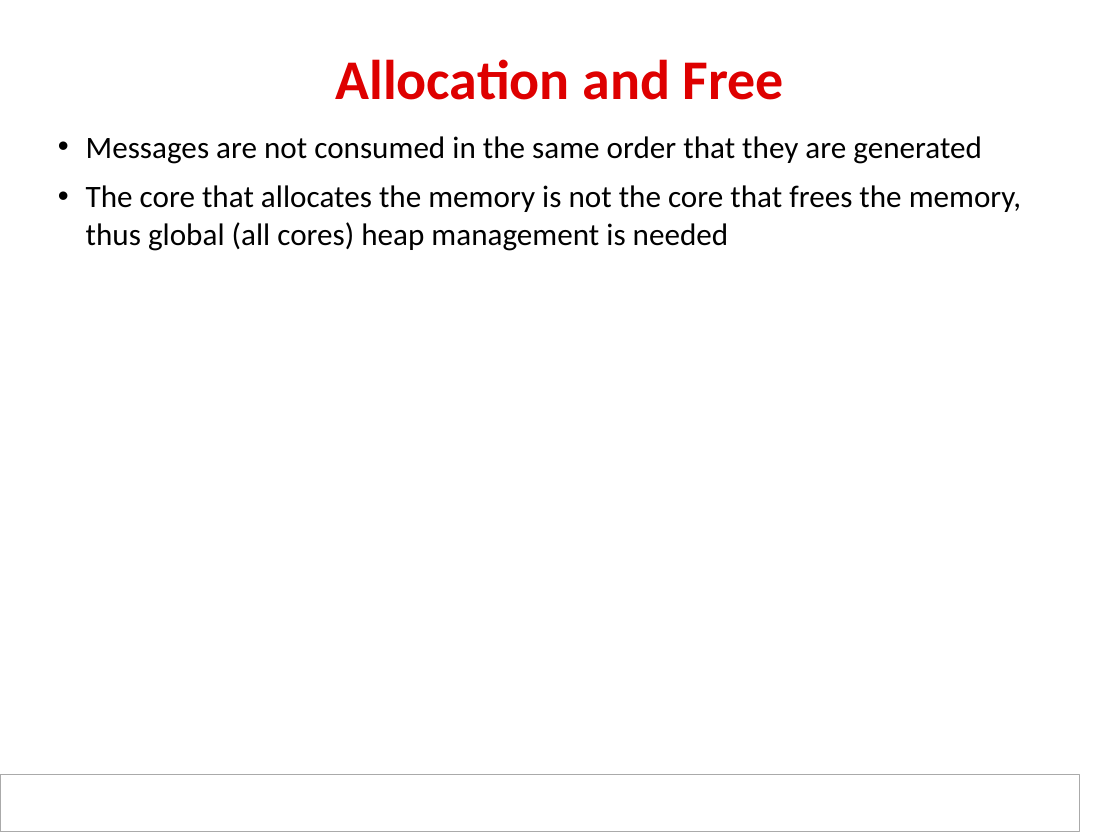
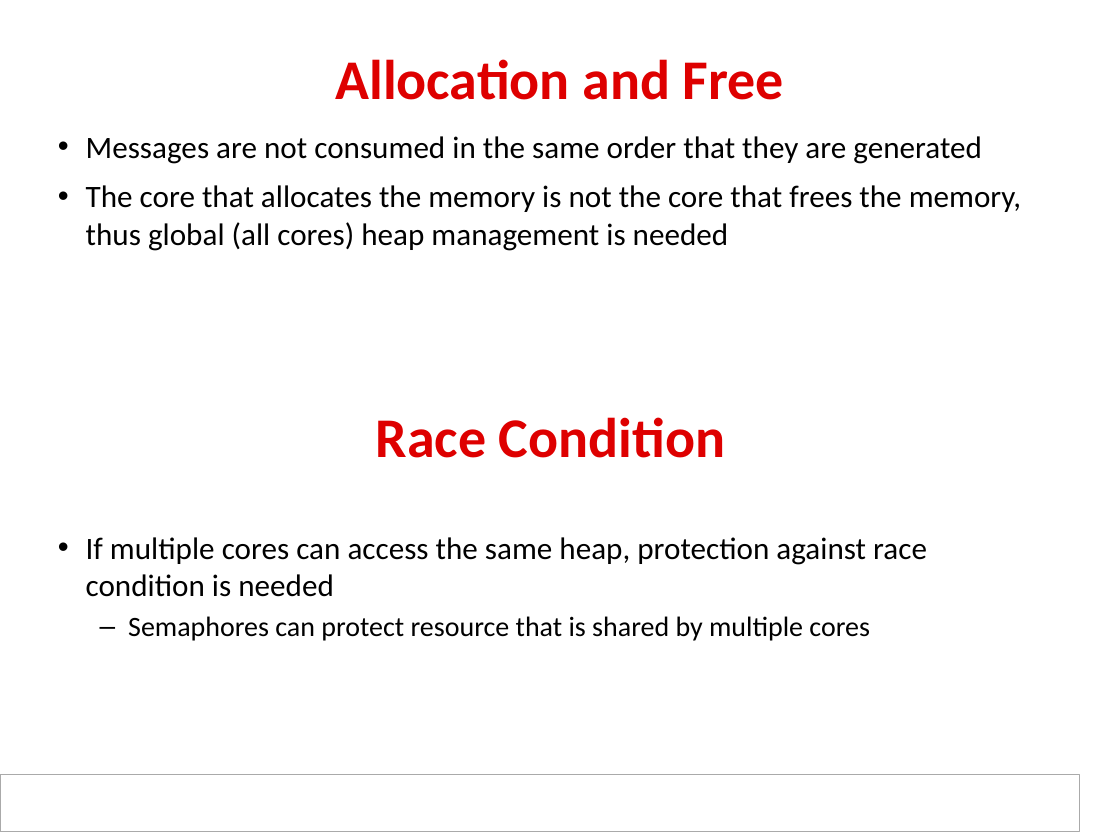
Before and after one commit to hari1989/keystone-workshop, a slide deck: slide 14 of preliminary/ipcForTI_RTOS_Internal.pptx (slide 15 before the commit). Drawn at 1120x840 pixels with LibreOffice and Linux fonts; fonts in the diff are those of the drawing; background and template pictures are left out. Boxes give left, top, right and bottom in pixels: in the first picture for what was removed or moved away, otherwise in the second. Text is boxed around its words. In the diff, an @@ line names an element or a change of style, - is before the commit and + after.

```diff
--- a/preliminary/ipcForTI_RTOS_Internal.pptx
+++ b/preliminary/ipcForTI_RTOS_Internal.pptx
@@ text added at (x1=376, y1=417, x2=725, y2=458), 36 pt, text #DE0000, bold @@
+Race Condition
@@ text added at (x1=86, y1=537, x2=927, y2=641), 20 pt, text #000000 @@
+• If multiple cores can access the same heap, protection against race condition is needed
+  – Semaphores can protect resource that is shared by multiple cores
```
Also in this commit, not shown: 6 other slides changed, 2 slides removed.
